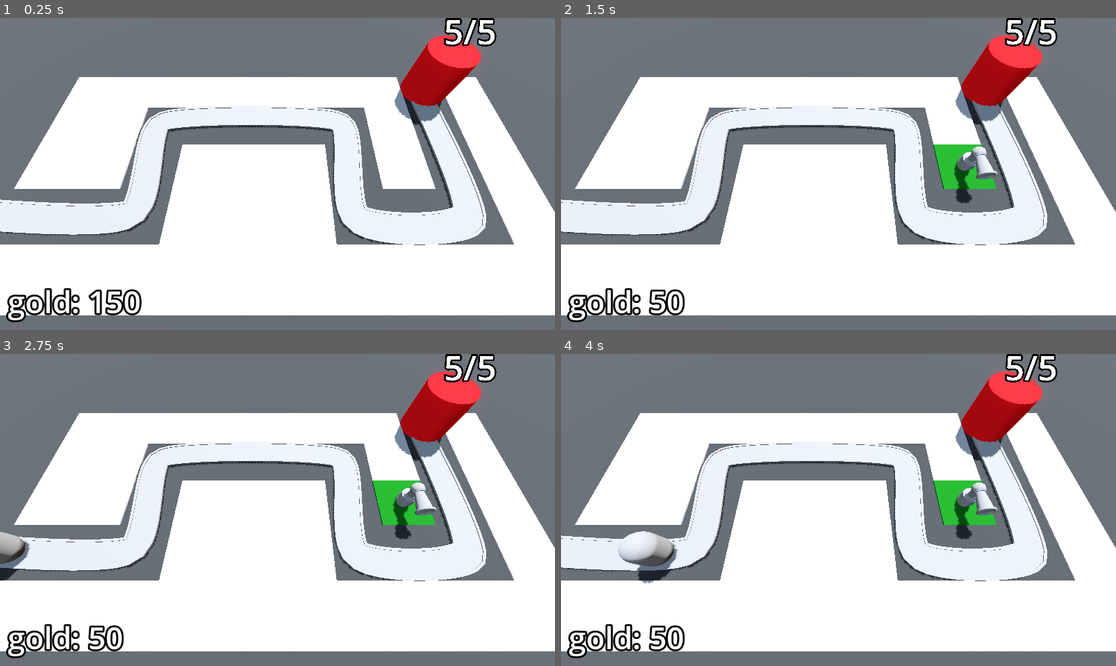
Above: before the commit, frames 1-4 (two rows, left to right).
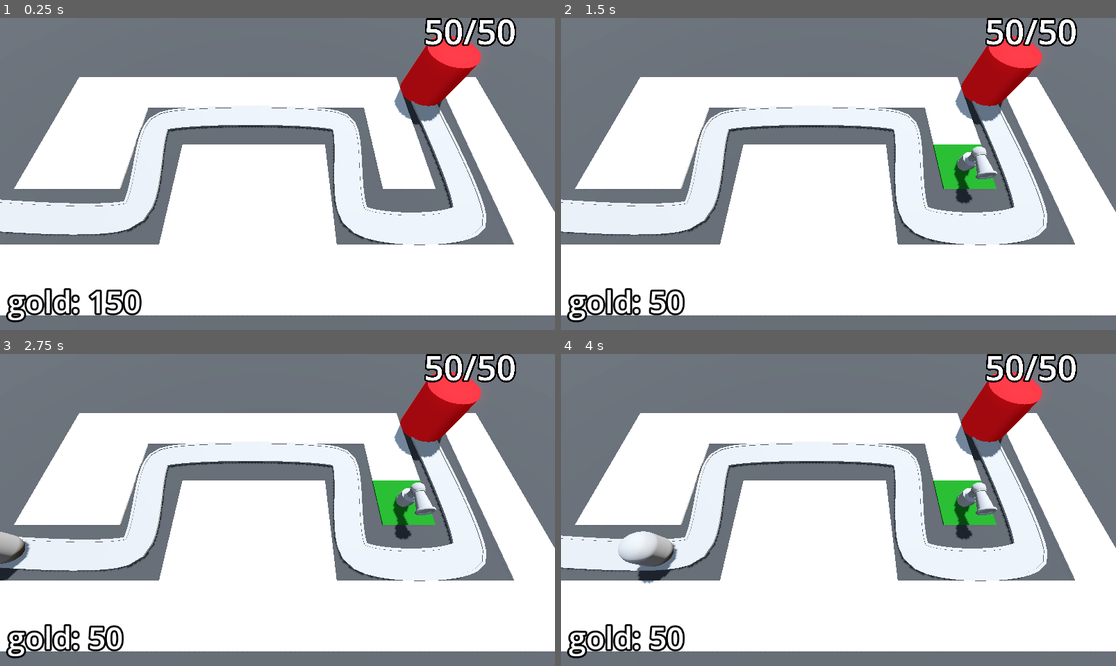
Above: after the commit, the same moments.

Repository: Tildozer/barbarianBlaster
Game: Godot game, scene res://scenes/levels/base_level.tscn
Same seed, same stepped clock (60 frames per second), same inputs: the game is played once before the commit and once after it.
Inputs (mouse positions are in pixels of both pictures, inside the frame that each line leads up to):
- Up to frame 1 (0.25 s): no input
- Up to frame 2 (1.5 s): tap Enter at 0.5 s; move the mouse to (960, 158) at 0.52 s; click (960, 158) at 0.6 s; tap Space at 1.25 s; move the mouse to (727, 189) at 1.27 s; click (727, 189) at 1.35 s
- Up to frame 3 (2.75 s): tap Enter at 2 s; move the mouse to (333, 441) at 2.02 s; click (333, 441) at 2.1 s
- Up to frame 4 (4 s): move the mouse to (810, 572) at 2.77 s; click (810, 572) at 2.85 s; move the mouse to (1005, 556) at 3.52 s; click (1005, 556) at 3.6 s

The runs differ from the first frame. In frame 1, 0.6% of the frame differs, in the area x 76-93%, y 0-10%; in frame 2, 0.6%; in frame 3, 0.6%; in frame 4, 0.6%.

Commit message:
enemies are being despawned at the end of the level and will stop spawning after set time

Diff:
--- a/scenes/difficulty_manager/difficulty_manager.tscn
+++ b/scenes/difficulty_manager/difficulty_manager.tscn
@@ -19,3 +19,5 @@
 
 [node name="Timer" type="Timer" parent="."]
 one_shot = true
+
+[connection signal="timeout" from="Timer" to="." method="_on_timer_timeout"]
--- a/scenes/levels/base_level.tscn
+++ b/scenes/levels/base_level.tscn
@@ -98,6 +98,7 @@
 
 [node name="base" parent="." instance=ExtResource("4_wwrw0")]
 transform = Transform3D(1, 0, 0, 0, 1, 0, 0, 0, 1, 14.0006, 0, -6.15938)
+max_health = 50
 
 [node name="turret_manager" type="Node3D" parent="." node_paths=PackedStringArray("enemy_path")]
 script = ExtResource("6_h4ce7")
@@ -127,3 +128,4 @@
 [node name="difficulty_manager" parent="." instance=ExtResource("10_j7gcg")]
 
 [connection signal="timeout" from="enemy_path/Timer" to="enemy_path" method="spawn_enemy"]
+[connection signal="stop_spawning_enemies" from="difficulty_manager" to="enemy_path" method="_on_difficulty_manager_stop_spawning_enemies"]
--- a/scripts/difficulty_manager.gd
+++ b/scripts/difficulty_manager.gd
@@ -1,4 +1,6 @@
 extends Node
+
+signal stop_spawning_enemies
 
 @export var game_length := 30.0
 @export var spawn_time_curve: Curve
@@ -22,3 +24,7 @@
 
 func get_enemy_health() -> int:
 	return int(enemy_health_curve.sample(game_progress_ratio()))
+
+
+func _on_timer_timeout() -> void:
+	stop_spawning_enemies.emit()
--- a/scripts/enemy/enemy.gd
+++ b/scripts/enemy/enemy.gd
@@ -27,6 +27,7 @@
 	if progress_ratio == 1.0:
 		base.take_damage(1)
 		set_process(false)
+		queue_free()
 
 
 func take_damage(damage: int) -> void:
--- a/scripts/enemy/enemy_path.gd
+++ b/scripts/enemy/enemy_path.gd
@@ -11,3 +11,6 @@
 	new_enemy.max_health = difficulty_manager.get_enemy_health()
 	add_child(new_enemy)
 	timer.wait_time = difficulty_manager.get_spawn_time()
+
+func _on_difficulty_manager_stop_spawning_enemies() -> void:
+	timer.stop()
